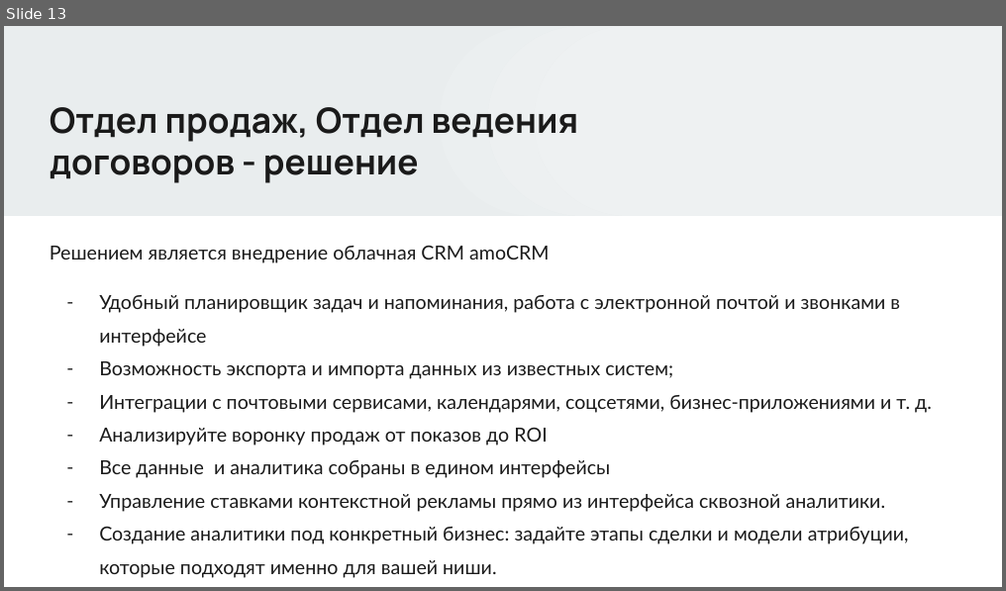
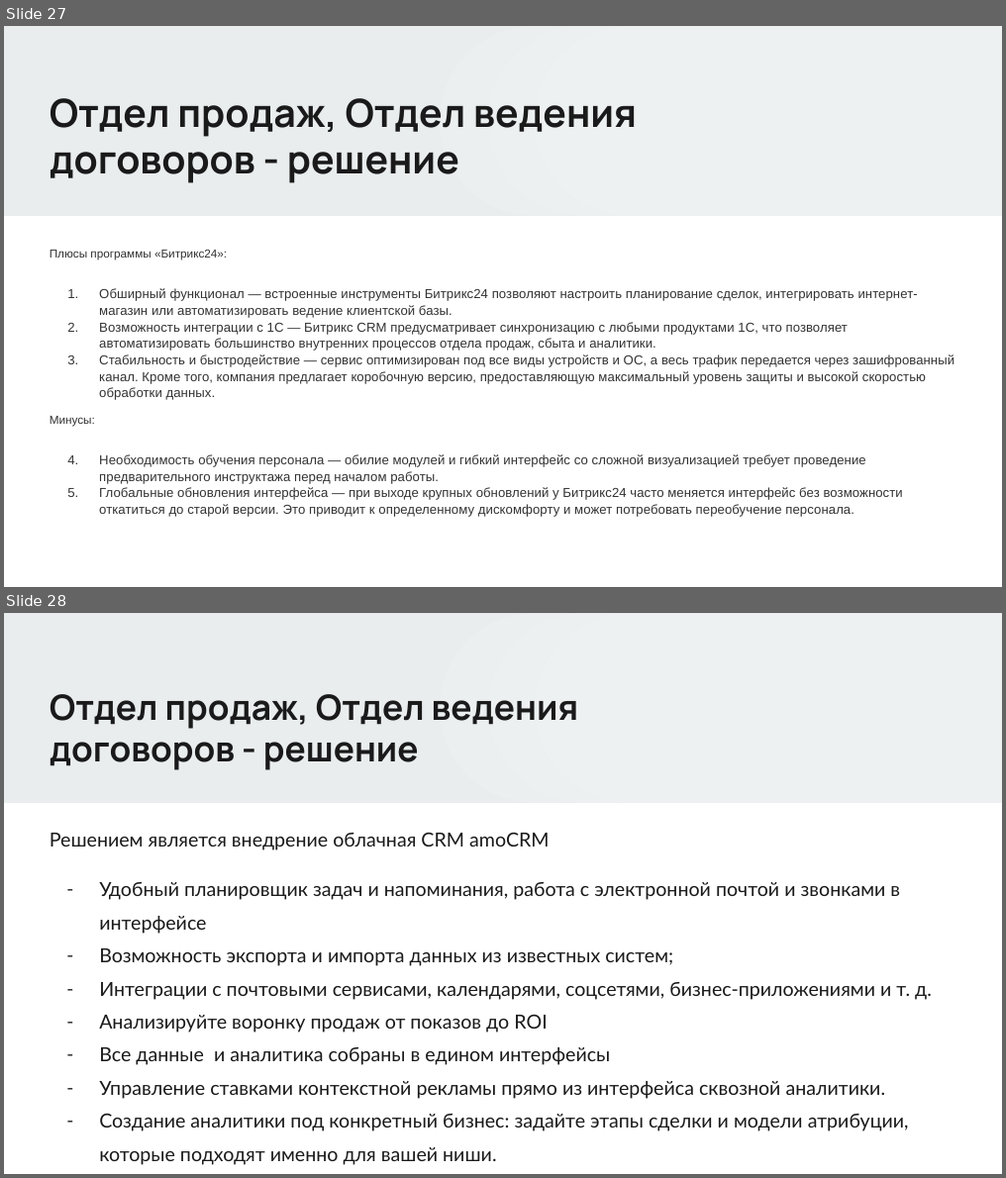
Before and after one commit to Kolonin-Gleb-Studying/SIT, a slide deck: Отчёт об эффективности СИТ студенты/София.pptx. Shown one above the other, each under a label of ours: slide 13 before the commit, slides 27 and 28 after it. The pictures are 1006x591 and 1006x1178 pixels, drawn with LibreOffice and Linux fonts; fonts in the diff are those of the drawing. Boxes give left, top, right and bottom in pixels: in the first picture for what was removed or moved away, otherwise in the second. Text is boxed around its words. In the diff, an @@ line names an element or a change of style, - is before the commit and + after.

Commit message:
Решение 3 КТ

```diff
--- a/Отчёт об эффективности СИТ студенты/София.pptx
+++ b/Отчёт об эффективности СИТ студенты/София.pptx
@@ slide 27 added at (4, 26, 1002, 587), background #FFFFFF; not listed: 8 template elements that a slide beside it also shows @@
@@ title added at (50, 98, 637, 183), 28 pt, text #1A1A1A, bold @@
+Отдел продаж, Отдел ведения договоров - решение
@@ text added at (50, 250, 954, 517), 9.4 pt, text #333333 @@
+Плюсы программы «Битрикс24»:
+1. Обширный функционал — встроенные инструменты Битрикс24 позволяют настроить планирование сделок, интегрировать интернет-магазин или автоматизировать ведение клиентской базы.
+2. Возможность интеграции с 1С — Битрикс CRM предусматривает синхронизацию с любыми продуктами 1С, что позволяет автоматизировать большинство внутренних процессов отдела продаж, сбыта и аналитики.
+3. Стабильность и быстродействие — сервис оптимизирован под все виды устройств и ОС, а весь трафик передается через зашифрованный канал. Кроме того, компания предлагает коробочную версию, предоставляющую максимальный уровень защиты и высокой скоростью обработки данных.
+Минусы:
+1. Необходимость обучения персонала — обилие модулей и гибкий интерфейс со сложной визуализацией требует проведение предварительного инструктажа перед началом работы.
+2. Глобальные обновления интерфейса — при выходе крупных обновлений у Битрикс24 часто меняется интерфейс без возможности откатиться до старой версии. Это приводит к определенному дискомфорту и может потребовать переобучение персонала.
@@ what was slide 13 is now slide 28 @@
```
Also in this commit, not shown: 4 slides changed, 22 other slides added, 1 slide removed, 3 other files.
